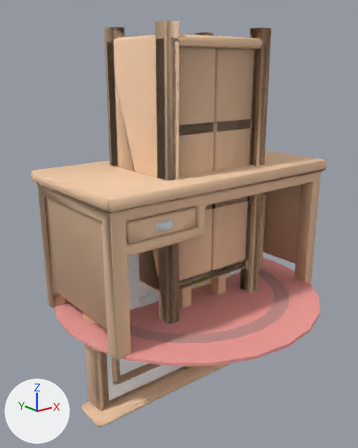
The glTF model apps/mobile/assets/models/lobby-furniture.glb: old version first, new version second.
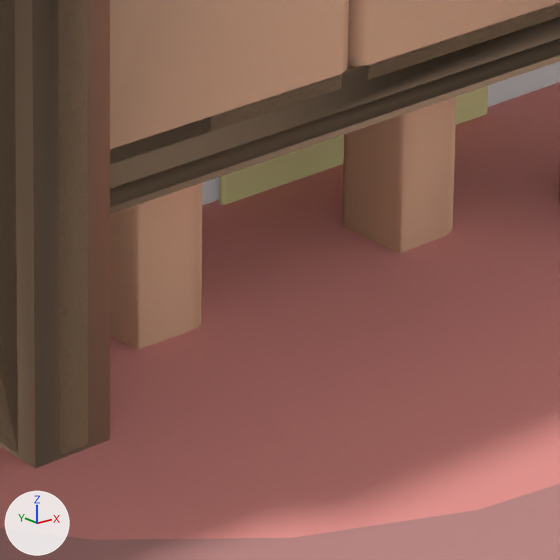
Each version appears first whole from a 50 mm camera at (-2.89, -3.49, 2.13) aimed at (-0.07, 0.04, 0.72), and next in a close-up on the part from 46% to 67% of the width and 58% to 75% of the height. Lighting does not change. The marker at lower left points along +X, +Y and +Z. The first two pictures are the older version. Where no turn or scale is listed for an object, it has been applied to the vertices.

The first close-up shows 'board_note2', 'bookcase_bookcaseOpen(Clone)', 'chair_chair(Clone)', 'rug_rugRound(Clone)', 'wardrobe_bookcaseClosedDoors(Clone)', 'wardrobe_doorLeft', 'wardrobe_doorRight', 'windowView_windowView'.
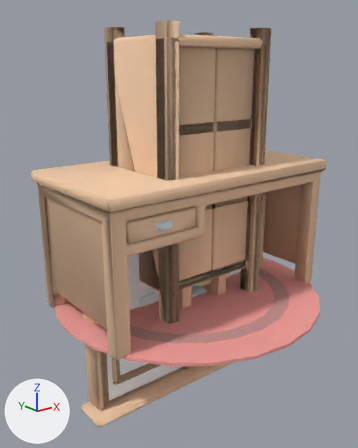
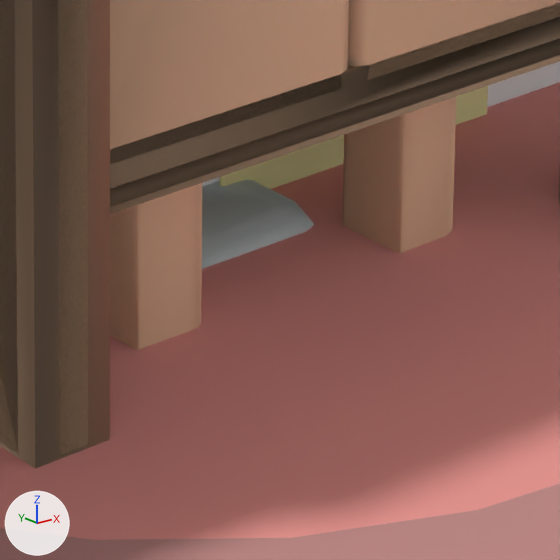
What changed in the scene script:
```text
Add mat_lamp:
    mat_lamp = bpy.data.materials.new('lamp')
    # nodes: BsdfPrincipled, Mix, OutputMaterial, VertexColor
    # colours: beige #fff5ca, mixed with the vertex colours
Add me_mesh_lamproundtable_001:
    me_mesh_lamproundtable_001.from_pydata(...)  # 280 vertices, 556 faces; spans x -0.209..0.209, y -0.238..0.238, z 0.0..0.88
    # faces by material slot: [220, 336]
    me_mesh_lamproundtable_001.materials.append(mat_metal_002)
    me_mesh_lamproundtable_001.materials.append(mat_lamp)
Add ob_tablelamp_lamproundtable_clone:
    ob_tablelamp_lamproundtable_clone = bpy.data.objects.new('tableLamp_lampRoundTable(Clone)', me_mesh_lamproundtable_001)
    ob_tablelamp_lamproundtable_clone.location = (0.0, 0.0, 0.0)
```

Location of each change, [x1, y1, x2, y2] in pixels of the close-ups (560 x 560 px):
'tableLamp_lampRoundTable(Clone)', added: after [202, 180, 314, 269]
